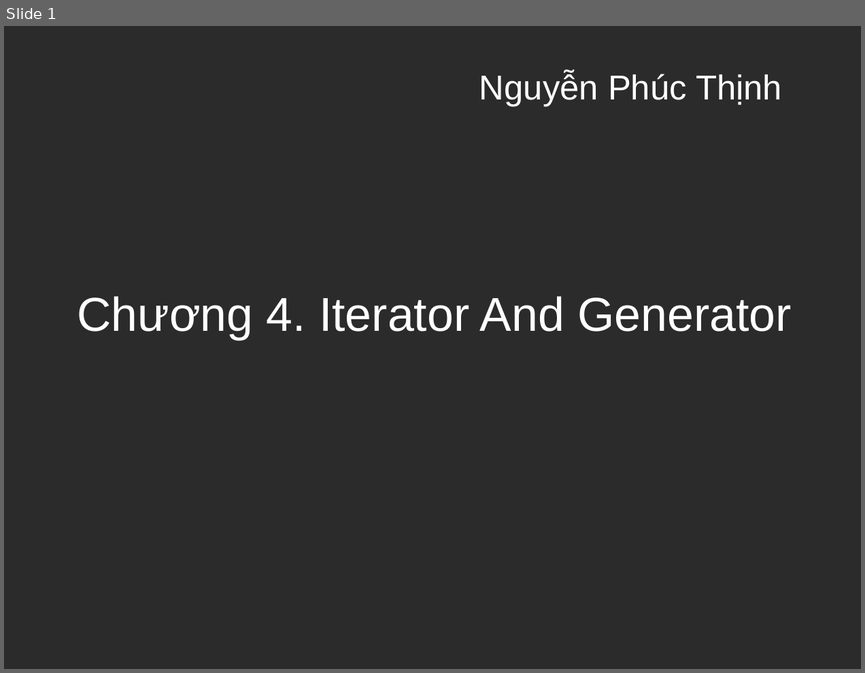
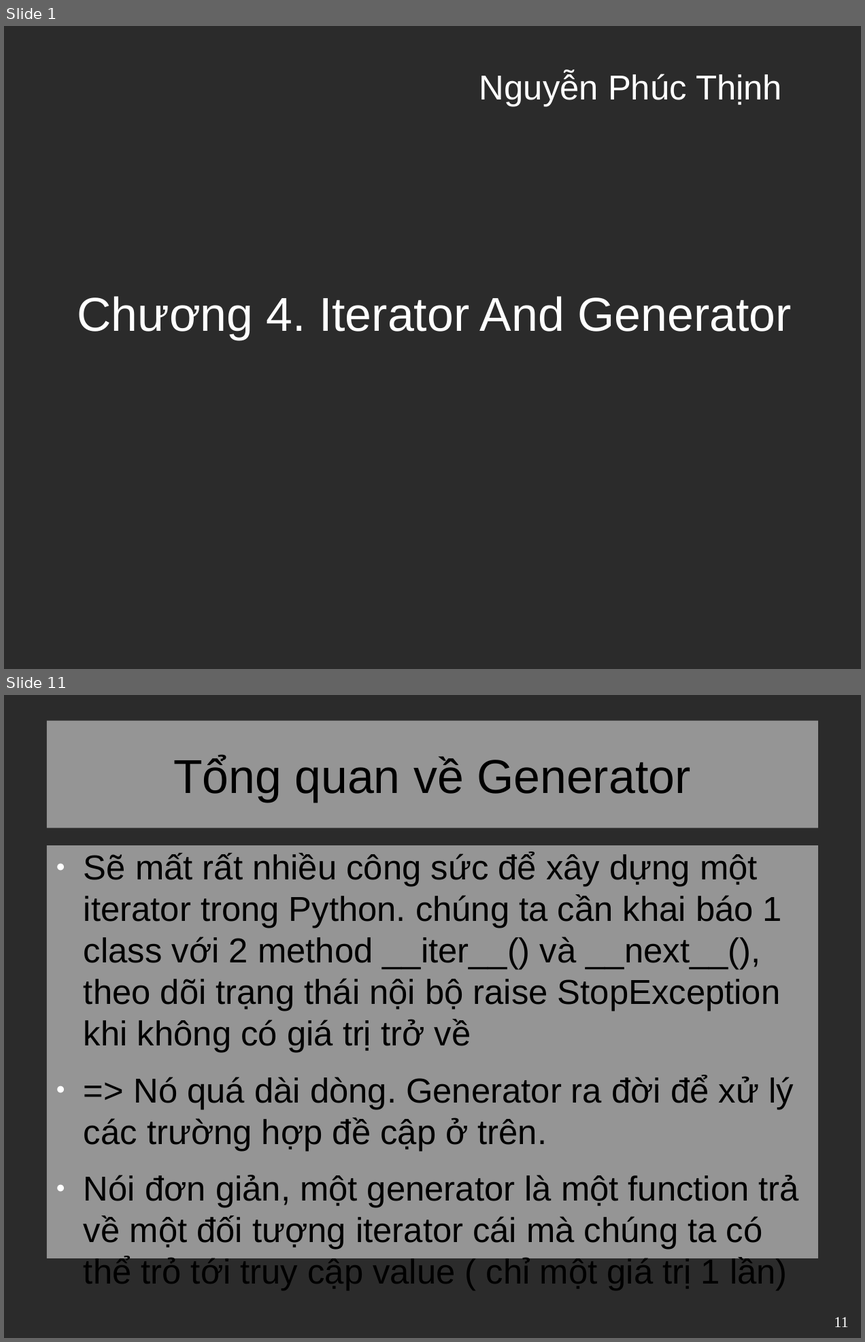
Before and after one commit to VitBomm/presentation, a slide deck: pre.odp. Shown one above the other, each under a label of ours: slide 1 before the commit, slides 1 and 11 after it; the slides between them are not shown. The pictures are 865x673 and 865x1342 pixels, drawn with LibreOffice and Linux fonts; fonts in the diff are those of the drawing; background and template pictures are left out; a plain dark background stands for a picture behind light text. Boxes give left, top, right and bottom in pixels: in the first picture for what was removed or moved away, otherwise in the second. Text is boxed around its words. In the diff, an @@ line names an element or a change of style, - is before the commit and + after.

```diff
--- a/pre.odp
+++ b/pre.odp
@@ slide 11 added at <box>4,695,861,1338</box>, background picture (left out) @@
@@ title added at <box>47,721,818,828</box>, fill #FFFFFF at 50% opacity, 44 pt, text #000000 @@
+Tổng quan về Generator
@@ text added at <box>47,845,818,1258</box>, fill #FFFFFF at 50% opacity, 32 pt, text #000000 @@
+● Sẽ mất rất nhiều công sức để xây dựng một iterator trong Python. chúng ta cần khai báo 1 class với 2 method __iter__() và __next__(), theo dõi trạng thái nội bộ raise StopException khi không có giá trị trở về
+● => Nó quá dài dòng. Generator ra đời để xử lý các trường hợp đề cập ở trên.
+● Nói đơn giản, một generator là một function trả về một đối tượng iterator cái mà chúng ta có thể trỏ tới truy cập value ( chỉ một giá trị 1 lần)
@@ page number added at <box>834,1317,848,1327</box>, 14 pt, text #FFFFFF @@
+11
```
Also in this commit, not shown: 2 slides changed, 14 other slides added, 2 slides removed, 1 other file.
